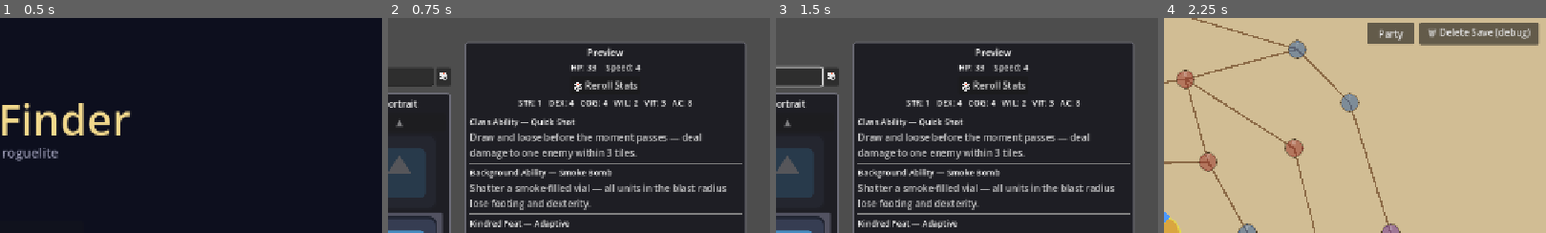
Above: before the commit, frames 1-4 (left to right).
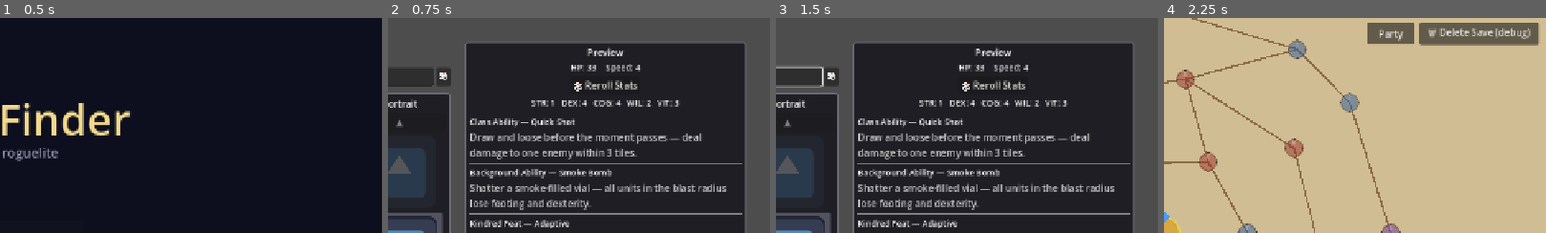
Above: after the commit, the same moments.

Repository: caleb-the-dev/RogueFinder
Game: Godot game, scene res://main.tscn
Same seed, same stepped clock (60 frames per second), same inputs: the game is played once before the commit and once after it. The engine's default icon, where the game draws it, is replaced by a stand-in: a white triangle on a blue panel in a dark square.
Inputs (mouse positions are % of the whole screen's width and height, from its top left):
- Up to frame 1 (0.5 s): no input
- Up to frame 2 (0.75 s): click "Start New Run" at 0.5 s
- Up to frame 3 (1.5 s): click (30, 14) at 1.27 s; type "Alex" at 1.35 s
- Up to frame 4 (2.25 s): click "Begin Run" at 2 s
The pictures show only the part of the screen within x 50-100%, y 0-50%; the shares and areas given below are measured in that part.

Frame 1 is identical in both runs. In frame 2, 1.0% of the frame differs, in the area x 34-80%, y 38-42%; in frame 3, 1.0%; in frame 4, nothing differs.

Commit message:
fix(creation): drop AC from preview — "AC" was stray D&D terminology
The game uses armor_defense / DEF, not AC. The stat is still rolled
and persisted on the PC (gear drives defense everywhere else in the
UI) — just not surfaced in the creation preview row, which now shows
STR/DEX/COG/WIL/VIT only.

Co-Authored-By: Claude Opus 4.7 <noreply@anthropic.com>

Diff:
--- a/rogue-finder/scripts/ui/CharacterCreationManager.gd
+++ b/rogue-finder/scripts/ui/CharacterCreationManager.gd
@@ -34,7 +34,6 @@
 var _preview_cog_lbl:       Label = null
 var _preview_wil_lbl:       Label = null
 var _preview_vit_lbl:       Label = null
-var _preview_ac_lbl:        Label = null
 var _preview_class_name:    Label = null
 var _preview_class_desc:    Label = null
 var _preview_bg_name:       Label = null
@@ -330,13 +329,11 @@
 	_preview_cog_lbl = _make_stat_label("COG: —")
 	_preview_wil_lbl = _make_stat_label("WIL: —")
 	_preview_vit_lbl = _make_stat_label("VIT: —")
-	_preview_ac_lbl  = _make_stat_label("AC: —")
 	attr_row.add_child(_preview_str_lbl)
 	attr_row.add_child(_preview_dex_lbl)
 	attr_row.add_child(_preview_cog_lbl)
 	attr_row.add_child(_preview_wil_lbl)
 	attr_row.add_child(_preview_vit_lbl)
-	attr_row.add_child(_preview_ac_lbl)
 
 	col.add_child(HSeparator.new())
 
@@ -465,7 +462,6 @@
 		_preview_cog_lbl.text   = "COG: %d" % int(_rolled_stats.get("cog",   1))
 		_preview_wil_lbl.text   = "WIL: %d" % int(_rolled_stats.get("wil",   1))
 		_preview_vit_lbl.text   = "VIT: %d" % vit
-		_preview_ac_lbl.text    = "AC: %d"  % int(_rolled_stats.get("armor", 4))
 		_preview_class_name.text = "Class Ability — %s" % class_ab.ability_name
 		_preview_class_desc.text = class_ab.description
 		_preview_bg_name.text    = "Background Ability — %s" % bg_ab.ability_name
Not shown, changed: claude.md
Not shown, changed: docs/map_directories/hud_system.md
